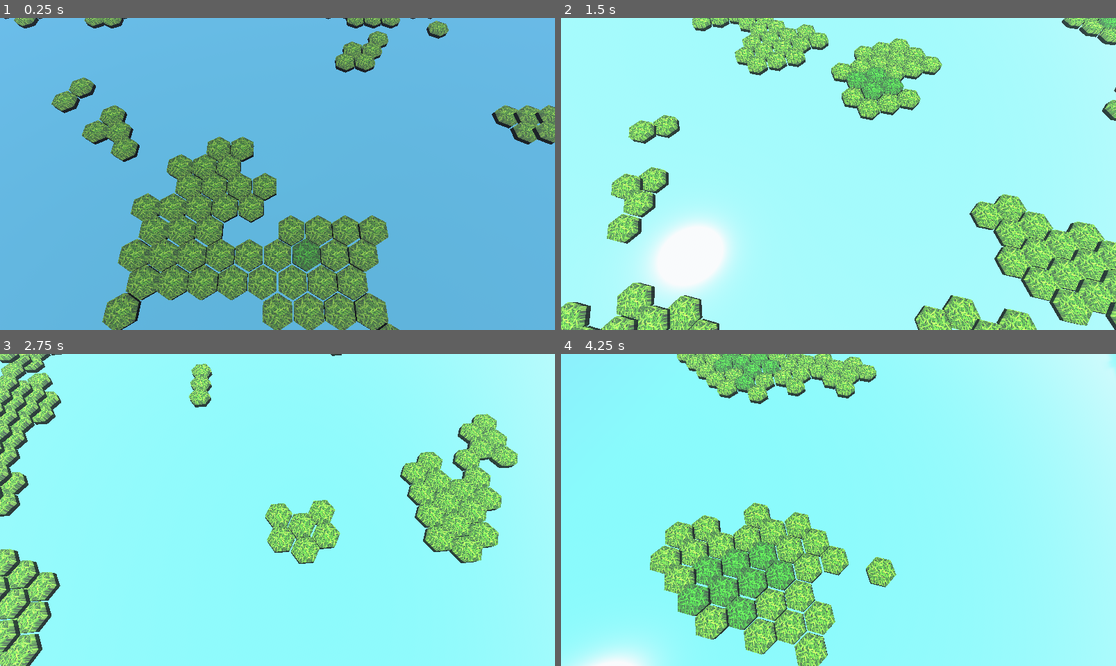
Above: before the commit, frames 1-4 (two rows, left to right).
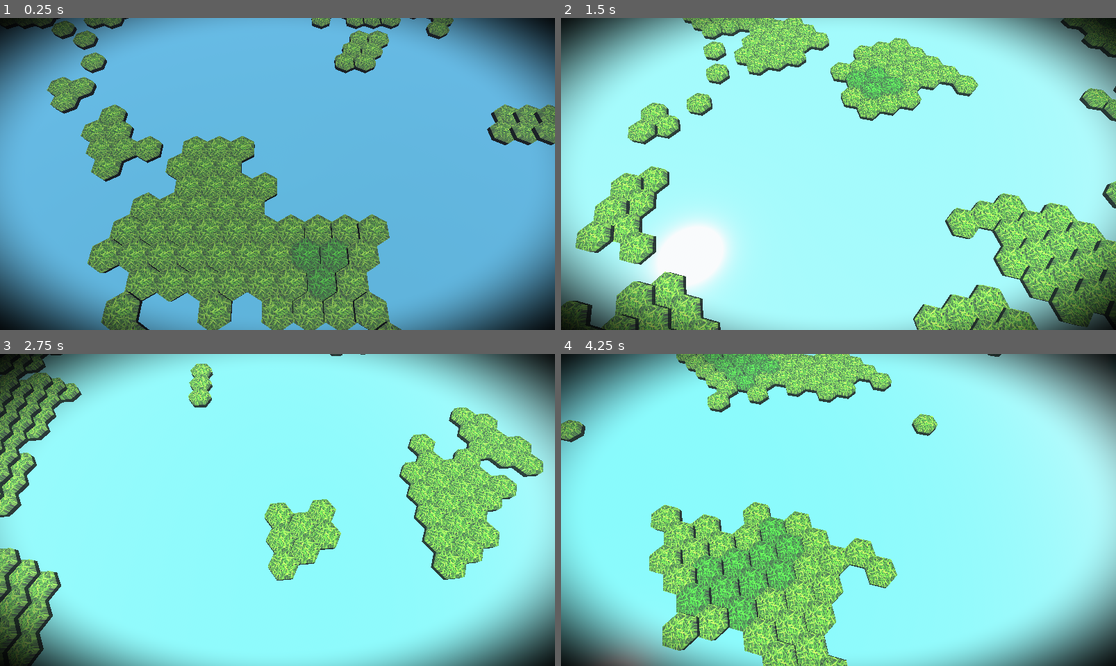
Above: after the commit, the same moments.

Repository: rfdickerson/new-game-project
Game: Godot game, scene res://node_3d.tscn
Two runs of this game, one before a commit and one after it. Both use one fixed random seed, a clock stepped at 60 frames per second and the inputs below.
Inputs (mouse positions are in pixels of both pictures, inside the frame that each line leads up to):
- Up to frame 1 (0.25 s): no input
- Up to frame 2 (1.5 s): tap Enter at 0.5 s; move the mouse to (960, 158) at 0.52 s; hold Right (ui_right) 0.53-1.25 s; tap 1 at 0.6 s; click (960, 158) at 0.67 s; drag from (727, 189) to (810, 236) at 1.27 s
- Up to frame 3 (2.75 s): move the mouse to (333, 441) at 2.02 s; hold Right (ui_right) from 2.03 s (still down); tap 3 at 2.1 s; click (333, 441) at 2.17 s
- Up to frame 4 (4.25 s): release Right (ui_right) at 2.75 s; drag from (810, 572) to (672, 463) at 2.77 s; move the mouse to (1005, 556) at 3.52 s; hold Left (ui_left) from 3.53 s (still down); tap R at 3.6 s; click (1005, 556) at 3.67 s

The runs differ from the first frame. In frame 1, 32% of the frame differs, in the area x 0-100%, y 0-100%; in frame 2, 31%; in frame 3, 27%; in frame 4, 32%.

Commit message:
vignette works

Diff:
--- a/node_3d.tscn
+++ b/node_3d.tscn
@@ -1,10 +1,11 @@
-[gd_scene load_steps=10 format=3 uid="uid://mgp02mkor0at"]
+[gd_scene load_steps=12 format=3 uid="uid://mgp02mkor0at"]
 
 [ext_resource type="Script" uid="uid://dgfthppy3x5tv" path="res://subdivided_plane.gd" id="1_3djyb"]
 [ext_resource type="Script" uid="uid://dci8lfo4sk8xp" path="res://plane_controller.gd" id="2_mh8ky"]
 [ext_resource type="Script" uid="uid://cjm3h5x8qw7yk" path="res://hexagon_grid.gd" id="3_hexgrid"]
 [ext_resource type="Script" uid="uid://c1vewl8x26427" path="res://strategy_camera.gd" id="4_camera"]
 [ext_resource type="Texture2D" uid="uid://du823vv3j5ami" path="res://textures/grass.png" id="4_jka67"]
+[ext_resource type="Shader" path="res://vignette_postprocess.gdshader" id="5_vignette_shader"]
 
 [sub_resource type="PhysicalSkyMaterial" id="PhysicalSkyMaterial_hqk3q"]
 ground_color = Color(0.2, 0.3, 0.35, 1)
@@ -24,6 +25,10 @@
 fog_light_color = Color(0.7, 0.8, 0.9, 1)
 fog_density = 0.002
 fog_aerial_perspective = 0.1
+dof_blur_far_enabled = true
+dof_blur_far_distance = 25.0
+dof_blur_far_transition = 15.0
+dof_blur_far_amount = 0.6
 
 [sub_resource type="StandardMaterial3D" id="StandardMaterial3D_g8wqy"]
 transparency = 1
@@ -31,6 +36,9 @@
 metallic = 0.05
 roughness = 0.05
 clearcoat_roughness = 0.03
+
+[sub_resource type="ShaderMaterial" id="ShaderMaterial_vignette"]
+shader = ExtResource("5_vignette_shader")
 
 [node name="Node3D" type="Node3D"]
 script = ExtResource("2_mh8ky")
@@ -52,10 +60,10 @@
 grid_width = 100
 grid_height = 100
 hex_height = 0.25
-gap_size = 0.03
+gap_size = 0.0
 grass_texture = ExtResource("4_jka67")
 grass_texture_scale = 0.16
-land_percentage = 0.45
+land_percentage = 0.465
 noise_scale = 0.12
 
 [node name="ReflectionProbe" type="ReflectionProbe" parent="."]
@@ -79,3 +87,18 @@
 shadow_opacity = 0.6
 directional_shadow_mode = 1
 directional_shadow_max_distance = 50.0
+
+[node name="PostProcessLayer" type="CanvasLayer" parent="."]
+
+[node name="PostProcessRect" type="ColorRect" parent="PostProcessLayer"]
+anchors_preset = 15
+anchor_left = 0.0
+anchor_top = 0.0
+anchor_right = 1.0
+anchor_bottom = 1.0
+offset_left = 0.0
+offset_top = 0.0
+offset_right = 0.0
+offset_bottom = 0.0
+mouse_filter = 2
+material = SubResource("ShaderMaterial_vignette")
--- /dev/null
+++ b/vignette_postprocess.gdshader
@@ -0,0 +1,18 @@
+shader_type canvas_item;
+
+uniform float vignette_intensity : hint_range(0.0, 2.0) = 1.0;
+uniform vec2 vignette_center = vec2(0.5, 0.5);
+uniform float vignette_radius : hint_range(0.0, 1.0) = 0.75;
+uniform float vignette_smoothness : hint_range(0.0, 1.0) = 0.4;
+
+void fragment() {
+	vec2 offset = SCREEN_UV - vignette_center;
+	float dist = length(offset) / max(vignette_radius, 0.0001);
+
+	float v = smoothstep(1.0 - vignette_smoothness, 1.0, dist);
+	float alpha = clamp(v * vignette_intensity, 0.0, 1.0);
+
+	// Draw a black transparent overlay: fully transparent in center,
+	// increasing opacity toward the edges.
+	COLOR = vec4(0.0, 0.0, 0.0, alpha);
+}
Not shown, added: vignette_postprocess.gdshader.uid
